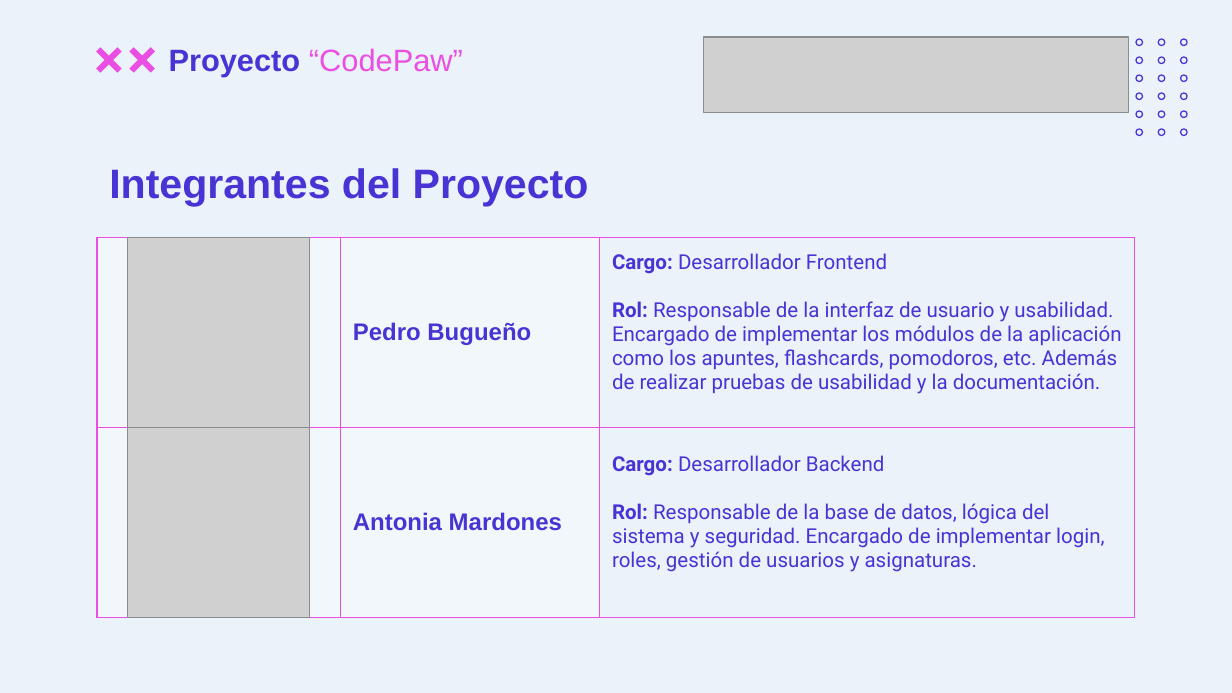
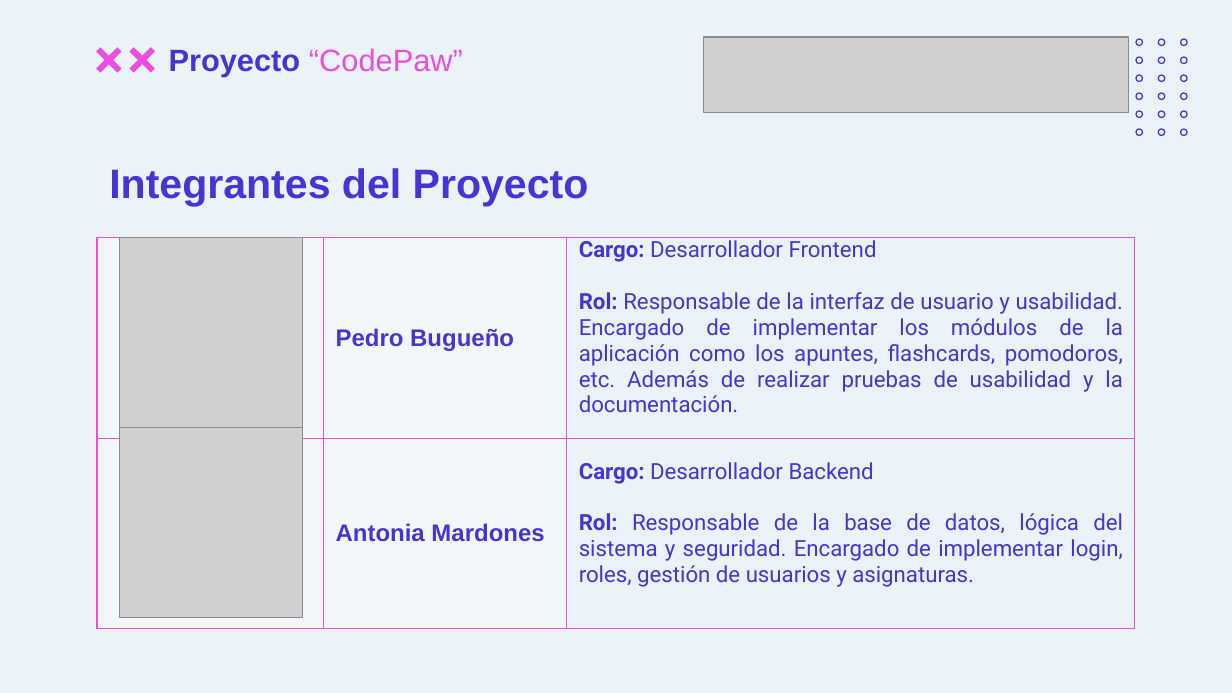
Before and after one commit to Yuyo00/CodePaw, a slide deck: slide 2 of Fase 2/Evidencias Proyecto/Presentación Proyecto.pptx. Drawn at 1232x693 pixels with LibreOffice and Linux fonts; fonts in the diff are those of the drawing; grey boxes stand for pictures; background and template pictures are left out. Boxes give left, top, right and bottom in pixels: in the first picture for what was removed or moved away, otherwise in the second. Text is boxed around its words. In the diff, an @@ line names an element or a change of style, - is before the commit and + after.

```diff
--- a/Fase 2/Evidencias Proyecto/Presentación Proyecto.pptx
+++ b/Fase 2/Evidencias Proyecto/Presentación Proyecto.pptx
@@ table at (97, 238, 1135, 642) @@
@@ size 12 to 13 pt @@
@@ alignment left to justified @@
@@ picture: place and size @@
-picture at (127, 238, 309, 428)
+picture at (120, 238, 302, 428)
@@ picture: place and size @@
-picture at (127, 428, 309, 617)
+picture at (120, 428, 302, 617)
```
Also in this commit, not shown: 10 other slides changed, 1 slide added, 1 slide removed.
